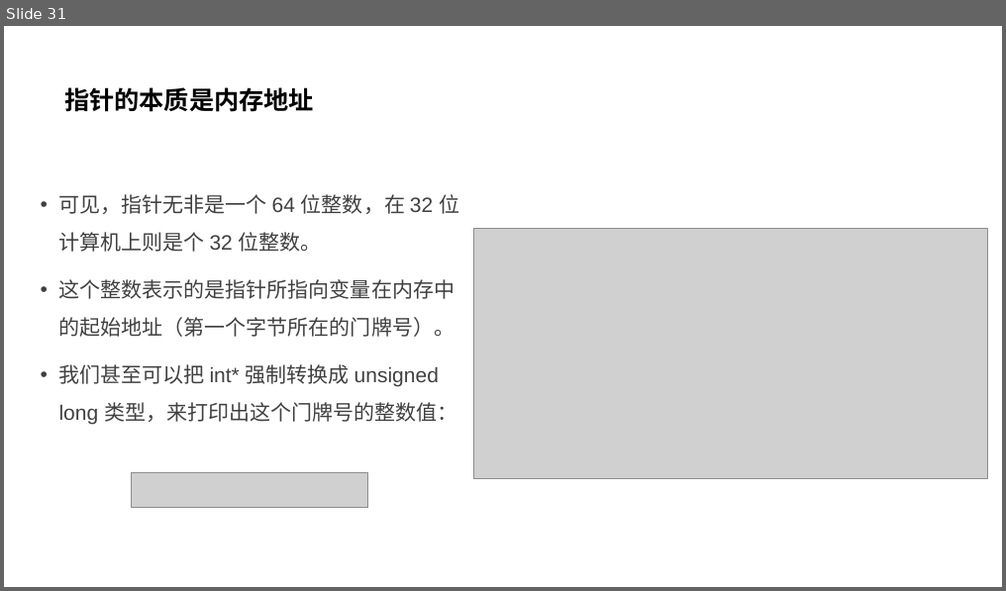
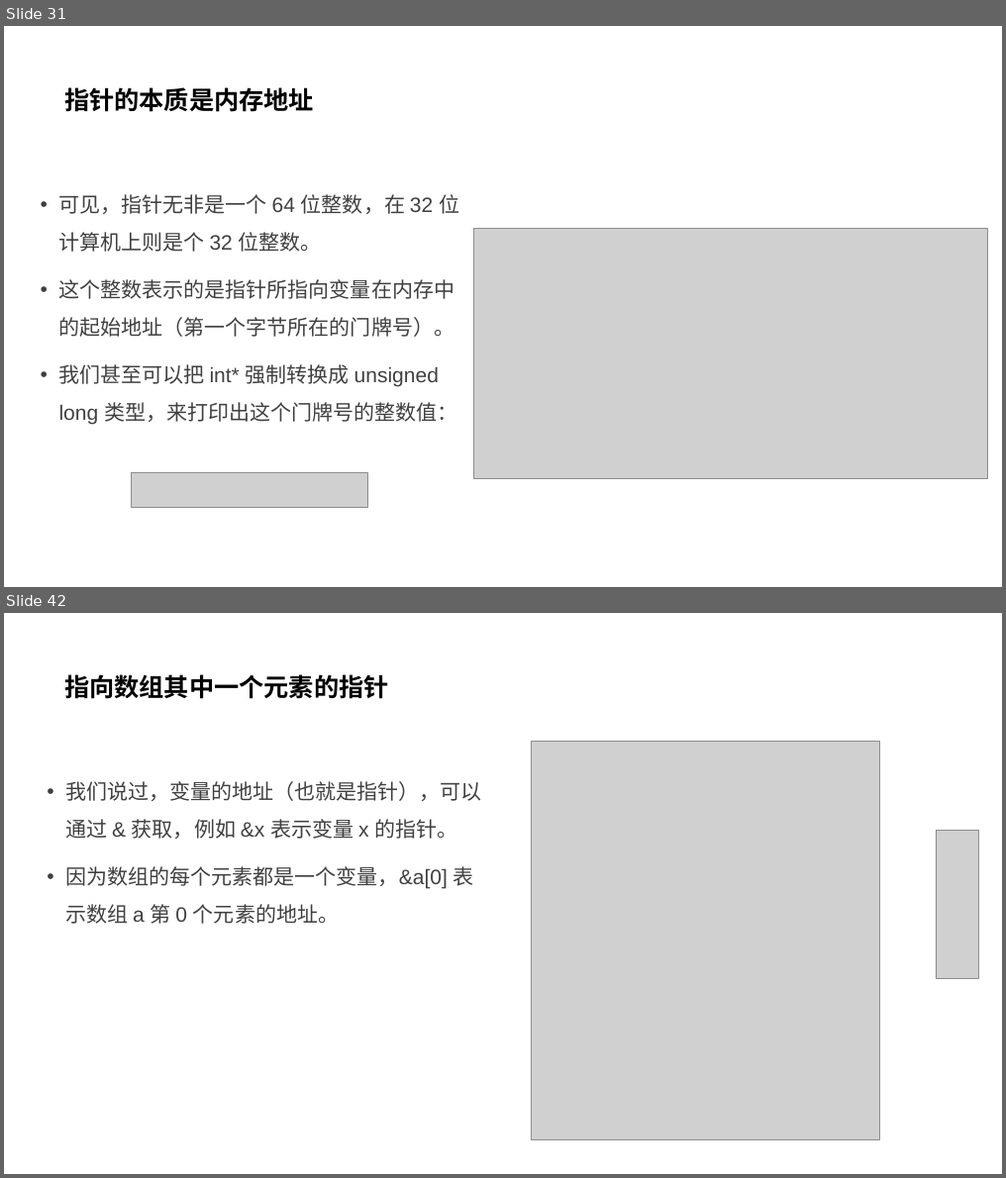
Before and after one commit to parallel101/course, a slide deck: 12/slides.pptx. Shown one above the other, each under a label of ours: slide 31 before the commit, slides 31 and 42 after it; the slides between them are not shown. The pictures are 1006x591 and 1006x1178 pixels, drawn with LibreOffice and Linux fonts; fonts in the diff are those of the drawing; grey boxes stand for pictures. Boxes give left, top, right and bottom in pixels: in the first picture for what was removed or moved away, otherwise in the second. Text is boxed around its words. In the diff, an @@ line names an element or a change of style, - is before the commit and + after.

```diff
--- a/12/slides.pptx
+++ b/12/slides.pptx
@@ slide 42 added at (4,613,1002,1174), background #FFFFFF @@
@@ title added at (64,674,389,699), 24 pt, text #000000, bold @@
+指向数组其中一个元素的指针
@@ picture added at (532,741,880,1140) @@
@@ text added at (65,781,482,924), 20 pt, text #404040 @@
+• 我们说过，变量的地址（也就是指针），可以通过 & 获取，例如 &x 表示变量 x 的指针。
+• 因为数组的每个元素都是一个变量，&a[0] 表示数组 a 第 0 个元素的地址。
@@ picture added at (936,830,979,979) @@
```
Also in this commit, not shown: 1 slide changed, 9 other slides added, 9 other files.
